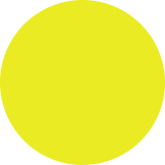
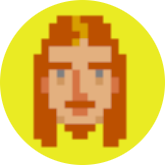
The second 165x165 image is a revision of the first. Changes to its layers:
added layer "Eingefügte Ebene" above "Hintergrund" over [32, 14, 128, 148]
